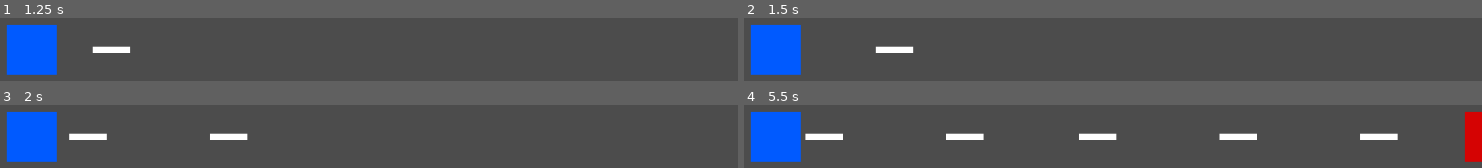
Above: before the commit, frames 1-4 (two rows, left to right).
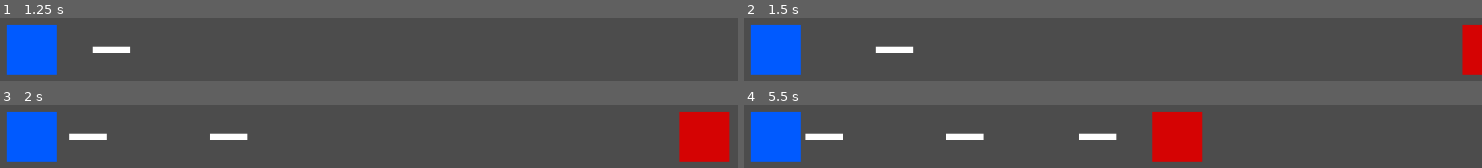
Above: after the commit, the same moments.

Repository: Flying-Octopus-Team/Asterielle
Game: Godot game, scene res://Scenes/World.tscn
Two runs of this game, one before a commit and one after it. Both use one fixed random seed, a clock stepped at 60 frames per second and the inputs below.
Inputs (mouse positions are in pixels of both pictures, inside the frame that each line leads up to):
- Up to frame 1 (1.25 s): tap Enter at 0.5 s; move the mouse to (outside the picture) at 0.52 s; click (outside the picture) at 0.67 s
- Up to frame 2 (1.5 s): move the mouse to (outside the picture) at 1.27 s; click (outside the picture) at 1.42 s
- Up to frame 3 (2 s): no input
- Up to frame 4 (5.5 s): move the mouse to (outside the picture) at 2.02 s; click (outside the picture) at 2.17 s; move the mouse to (outside the picture) at 2.77 s; click (outside the picture) at 2.92 s; move the mouse to (outside the picture) at 3.52 s; click (outside the picture) at 3.67 s; move the mouse to (outside the picture) at 4.27 s; click (outside the picture) at 4.42 s; move the mouse to (outside the picture) at 5.02 s; click (outside the picture) at 5.17 s

Frame 1 is identical in both runs. In frame 2, 2.2% of the frame differs, in the area x 97-100%, y 11-91%; in frame 3, 5.5%; in frame 4, 8.5%, in the area x 55-100%, y 11-91%.

Commit message:
Spawning dwarves if previous died
Also added some description for deleting arrow in Dwarf scirpt, and so on.

Diff:
--- a/Scenes/DwarvesSpawner.tscn
+++ b/Scenes/DwarvesSpawner.tscn
@@ -5,8 +5,8 @@
 [node name="DwarvesSpawner" type="Node2D"]
 script = ExtResource( 1 )
 
-[node name="NextDwarfTimer" type="Timer" parent="."]
-wait_time = 5.0
+[node name="FirstDwarfTimer" type="Timer" parent="."]
+one_shot = true
 autostart = true
 
-[connection signal="timeout" from="NextDwarfTimer" to="." method="_on_NextDwarfTimer_timeout"]
+[connection signal="timeout" from="FirstDwarfTimer" to="." method="_on_FirstDwarfTimer_timeout"]
--- a/Scripts/Dwarf.gd
+++ b/Scripts/Dwarf.gd
@@ -1,4 +1,6 @@
 extends KinematicBody2D
+
+signal died
 
 export(float) var move_speed
 export(float) var hp
@@ -11,15 +13,17 @@
 func _physics_process(delta):
 	var collision = move_and_collide(velocity * delta)
 
-	# Because of collision layer and mask dwarf collided with arrow
 	if collision:
 		on_collision_hit(collision)
 
 func on_collision_hit(collision):
+	# Because of collision layer and mask dwarf collided with arrow
+	# So we can remove it
 	collision.collider.queue_free()
 
 	hp -= 1
 	if hp <= 0:
+		emit_signal("died")
 		queue_free()
 
 func _on_DwarfSpace_area_entered(area):
--- a/Scripts/DwarvesSpawner.gd
+++ b/Scripts/DwarvesSpawner.gd
@@ -2,7 +2,14 @@
 
 var Dwarf = load("res://Scenes/Dwarf.tscn")
 
-func _on_NextDwarfTimer_timeout():
+func _on_FirstDwarfTimer_timeout():
+	spawn_dwarf()
+
+func _on_Dwarf_died():
+	spawn_dwarf()
+
+func spawn_dwarf():
 	var dwarf = Dwarf.instance()
 	get_parent().add_child(dwarf)
 	dwarf.global_position = global_position
+	dwarf.connect("died", self, "_on_Dwarf_died")
--- a/Scripts/Elf.gd
+++ b/Scripts/Elf.gd
@@ -5,7 +5,7 @@
 
 var fire_point : Node2D
 var Arrow = load("res://Scenes/Arrow.tscn")
-var next_arrow_timer
+var next_arrow_timer : float
 
 func _ready():
 	restart_arrow_timer()
